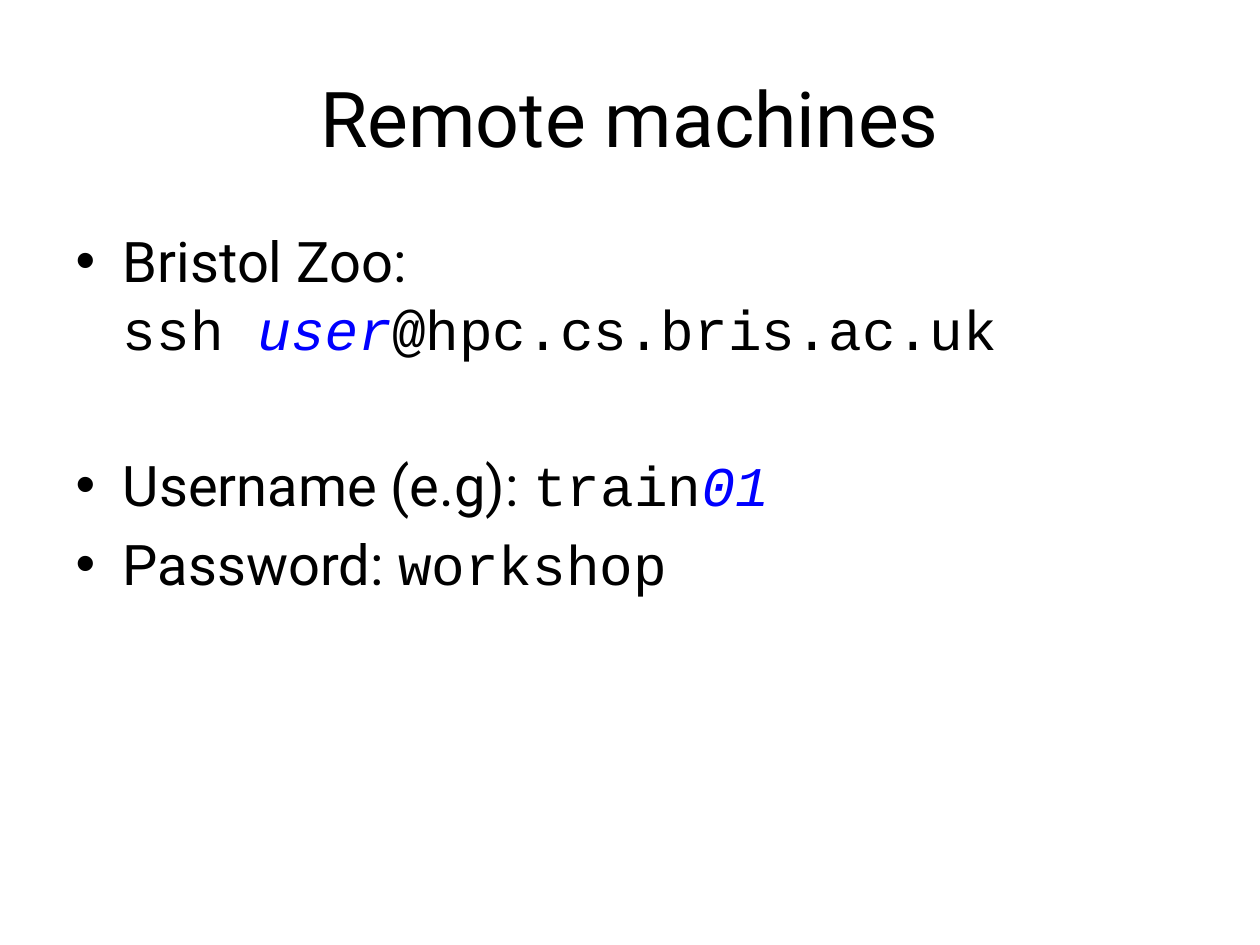
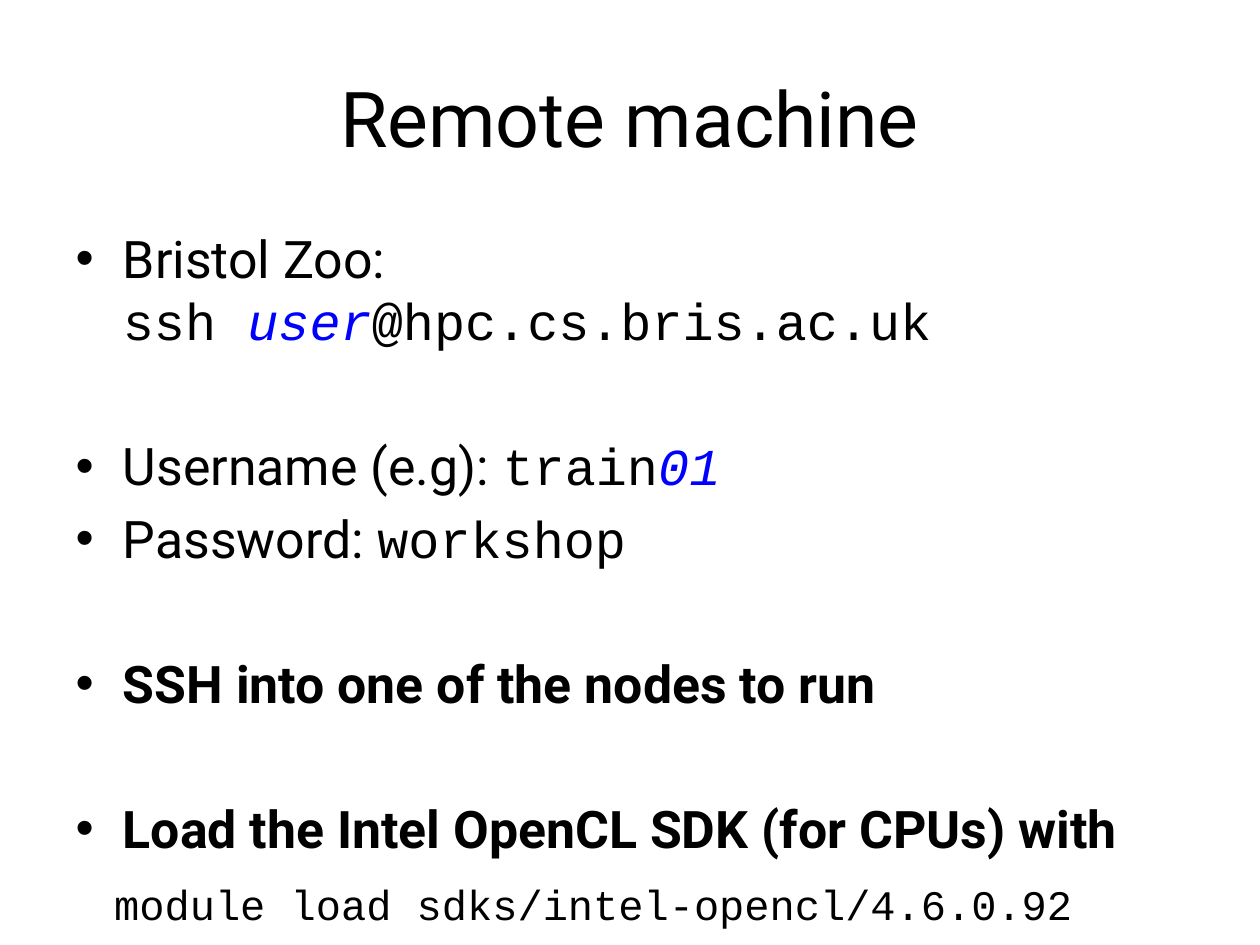
Before and after one commit to UoB-HPC/opencl-training-code, a slide deck: slide 5 of slides/advanced_intro.pptx. Drawn at 1260x945 pixels with LibreOffice and Linux fonts; fonts in the diff are those of the drawing. Boxes give left, top, right and bottom in pixels: in the first picture for what was removed or moved away, otherwise in the second. Text is boxed around its words. In the diff, an @@ line names an element or a change of style, - is before the commit and + after.

Commit message:
Add info about intel sdk on zoo to slides

```diff
--- a/slides/advanced_intro.pptx
+++ b/slides/advanced_intro.pptx
@@ title at (340,89,919,148): text changed @@
-Remote machines
+Remote machine
@@ text at (123,239,931,569): size 32 to 29.6 pt in "Bristol Zoo: ssh user@hpc.cs.bris.ac.uk", "Username (e.g): train01", "Password: workshop" @@
@@ text at (114,663,1116,929): paragraphs added @@
+• SSH into one of the nodes to run
+• Load the Intel OpenCL SDK (for CPUs) with
+module load sdks/intel-opencl/4.6.0.92
```
